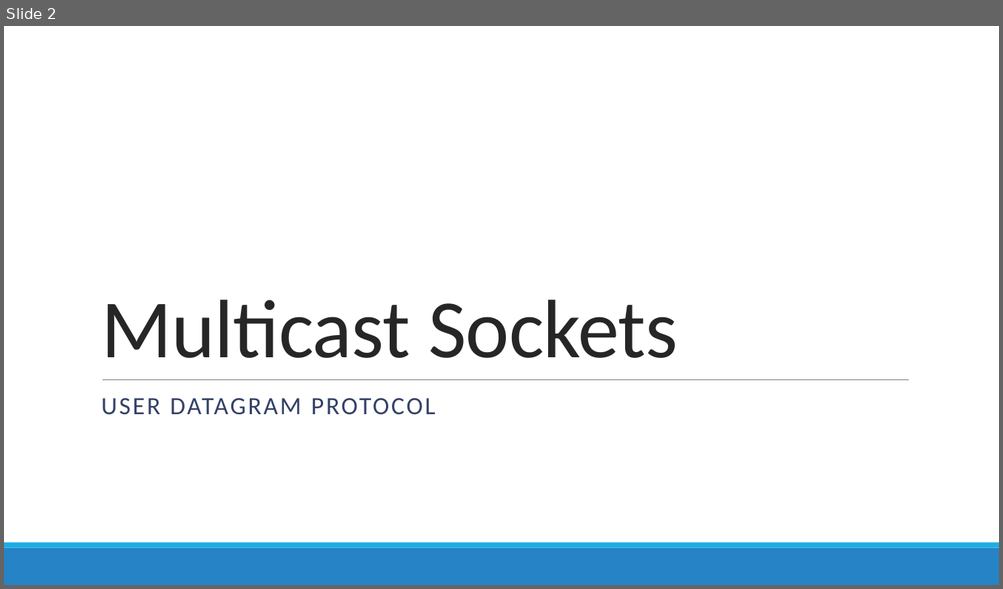
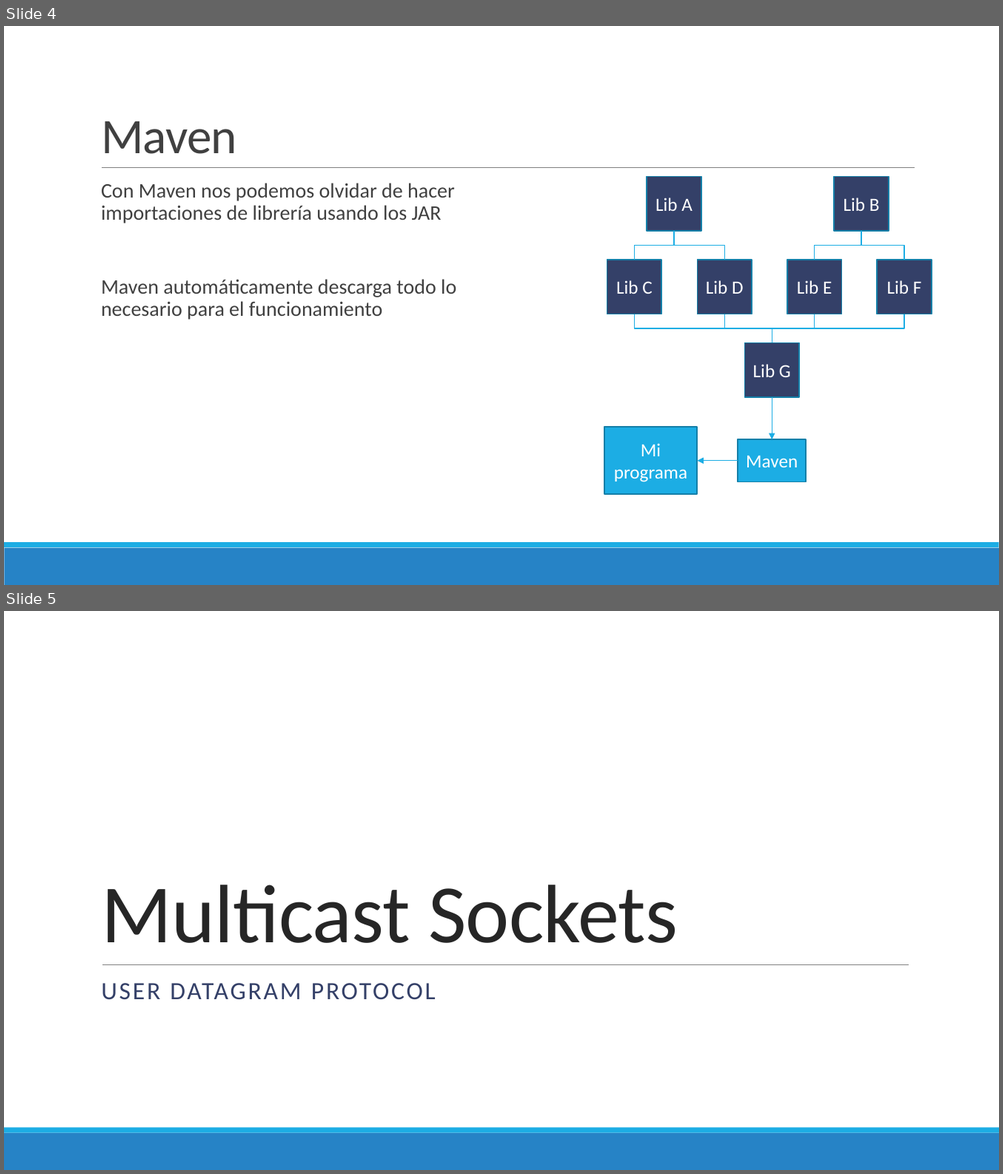
Before and after one commit to Domiciano/PrograRed201, a slide deck: Semana 9/Presentación.pptx. Shown one above the other, each under a label of ours: slide 2 before the commit, slides 4 and 5 after it. The pictures are 1003x589 and 1003x1174 pixels, drawn with LibreOffice and Linux fonts; fonts in the diff are those of the drawing. Boxes give left, top, right and bottom in pixels: in the first picture for what was removed or moved away, otherwise in the second. Text is boxed around its words. In the diff, an @@ line names an element or a change of style, - is before the commit and + after.

```diff
--- a/Semana 9/Presentación.pptx
+++ b/Semana 9/Presentación.pptx
@@ slide 4 added at box(4, 26, 999, 585), background #FFFFFF; not listed: 2 template elements that a slide beside it also shows @@
@@ title added at box(101, 121, 237, 154), 48 pt, text #404040 @@
+Maven
@@ line added from (102, 168) to (915, 168), #808080 0.5 pt @@
@@ rectangle added at box(646, 177, 701, 231), fill #344068, outline #1580A9 1.25 pt, 18 pt, text #FFFFFF @@
+Lib A
@@ rectangle added at box(834, 177, 888, 231), fill #344068, outline #1580A9 1.25 pt, 18 pt, text #FFFFFF @@
+Lib B
@@ text added at box(101, 183, 456, 320), 20 pt, text #404040 @@
+  Con Maven nos podemos olvidar de hacer importaciones de librería usando los JAR
+  Maven automáticamente descarga todo lo necesario para el funcionamiento
@@ elbow line added from (674, 231) to (634, 260), #1CADE4 1 pt @@
@@ elbow line added from (674, 231) to (725, 260), #1CADE4 1 pt @@
@@ elbow line added from (861, 231) to (814, 260), #1CADE4 1 pt @@
@@ elbow line added from (861, 231) to (904, 260), #1CADE4 1 pt @@
@@ rectangle added at box(607, 260, 661, 314), fill #344068, outline #1580A9 1.25 pt, 18 pt, text #FFFFFF @@
+Lib C
@@ rectangle added at box(697, 260, 751, 314), fill #344068, outline #1580A9 1.25 pt, 18 pt, text #FFFFFF @@
+Lib D
@@ rectangle added at box(787, 260, 841, 314), fill #344068, outline #1580A9 1.25 pt, 18 pt, text #FFFFFF @@
+Lib E
@@ rectangle added at box(877, 260, 931, 314), fill #344068, outline #1580A9 1.25 pt, 18 pt, text #FFFFFF @@
+Lib F
@@ elbow line added from (634, 315) to (771, 343), #1CADE4 1 pt @@
@@ elbow line added from (725, 315) to (771, 343), #1CADE4 1 pt @@
@@ elbow line added from (814, 315) to (771, 343), #1CADE4 1 pt @@
@@ elbow line added from (904, 315) to (771, 343), #1CADE4 1 pt @@
@@ rectangle added at box(744, 343, 799, 397), fill #344068, outline #1580A9 1.25 pt, 18 pt, text #FFFFFF @@
+Lib G
@@ arrow added from (771, 397) to (771, 440), #1CADE4 1 pt @@
@@ rectangle added at box(604, 427, 697, 494), fill #1CADE4, outline #1580A9 1.25 pt, 18 pt, text #FFFFFF @@
+Mi programa
@@ rectangle added at box(737, 440, 805, 483), fill #1CADE4, outline #1580A9 1.25 pt, 18 pt, text #FFFFFF @@
+Maven
@@ arrow added from (737, 461) to (697, 461), #1CADE4 1 pt @@
@@ what was slide 2 is now slide 5 @@
```
Also in this commit, not shown: 6 slides changed, 4 other slides added, 8 slides removed.
